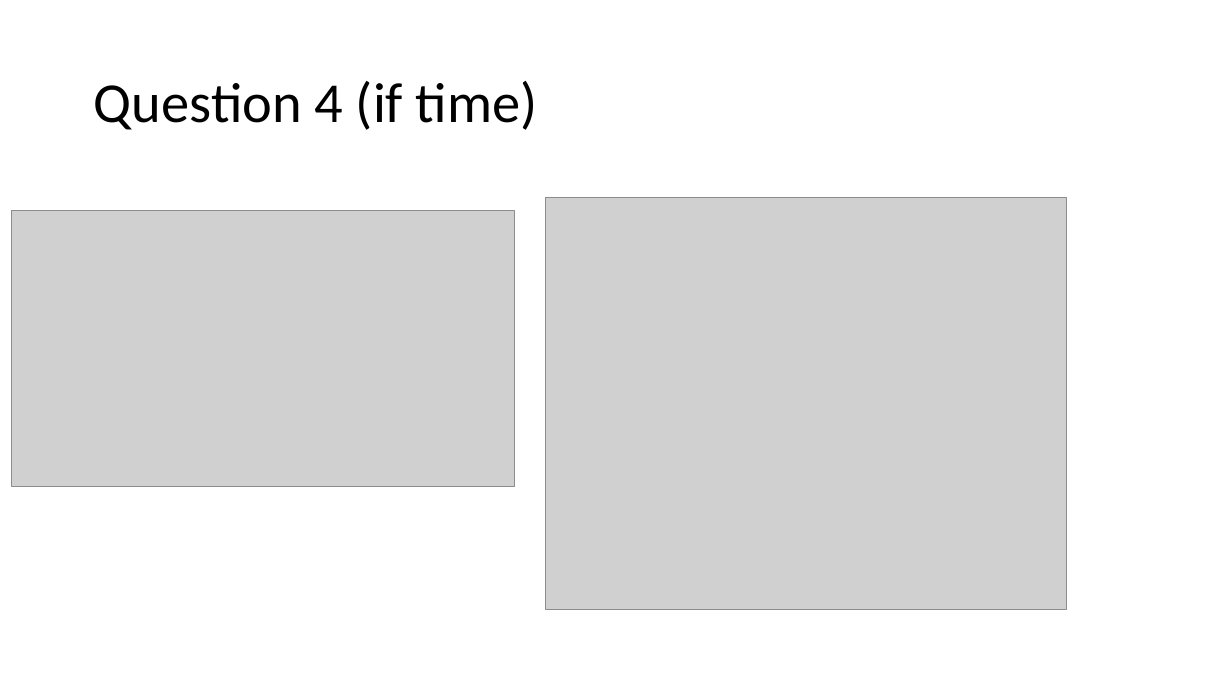
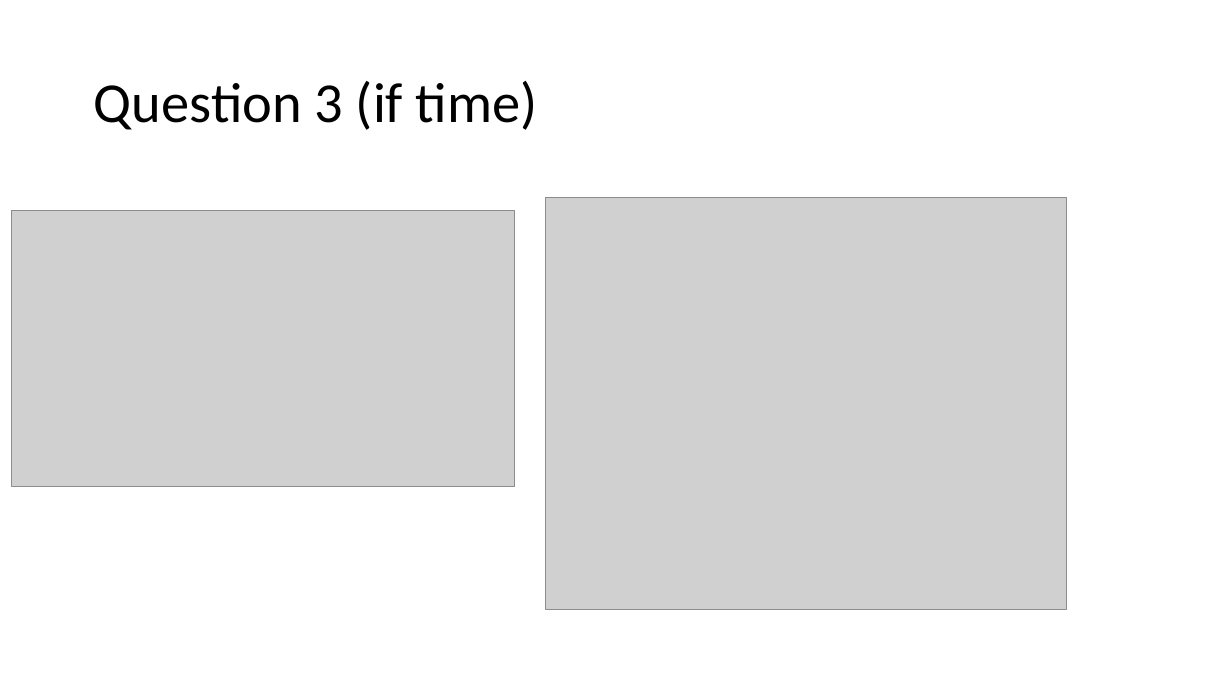
Before and after one commit to APS106/APS106-winter-2022-material, a slide deck: slide 19 of lectures/week 13/lecture2/slides/Final_Exam_Review_Instructors.pptx (slide 78 before the commit). Drawn at 1232x693 pixels with LibreOffice and Linux fonts; fonts in the diff are those of the drawing; grey boxes stand for pictures. Boxes give left, top, right and bottom in pixels: in the first picture for what was removed or moved away, otherwise in the second. Text is boxed around its words. In the diff, an @@ line names an element or a change of style, - is before the commit and + after.

Commit message:
updates

```diff
--- a/lectures/week 13/lecture2/slides/Final_Exam_Review_Instructors.pptx
+++ b/lectures/week 13/lecture2/slides/Final_Exam_Review_Instructors.pptx
@@ title at bbox=[94, 81, 538, 130]: text changed @@
-Question 4 (if time)
+Question 3 (if time)
```
Also in this commit, not shown: 1 other slide changed, 59 slides removed.
